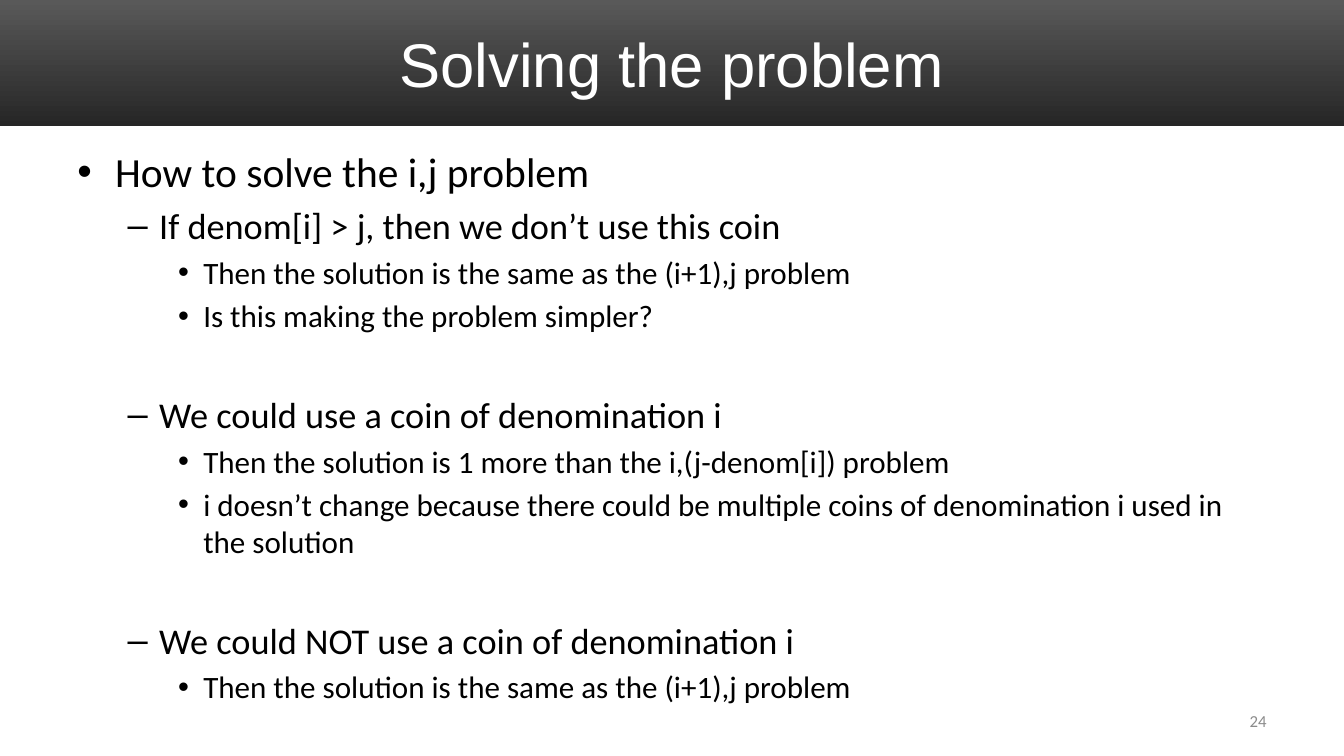
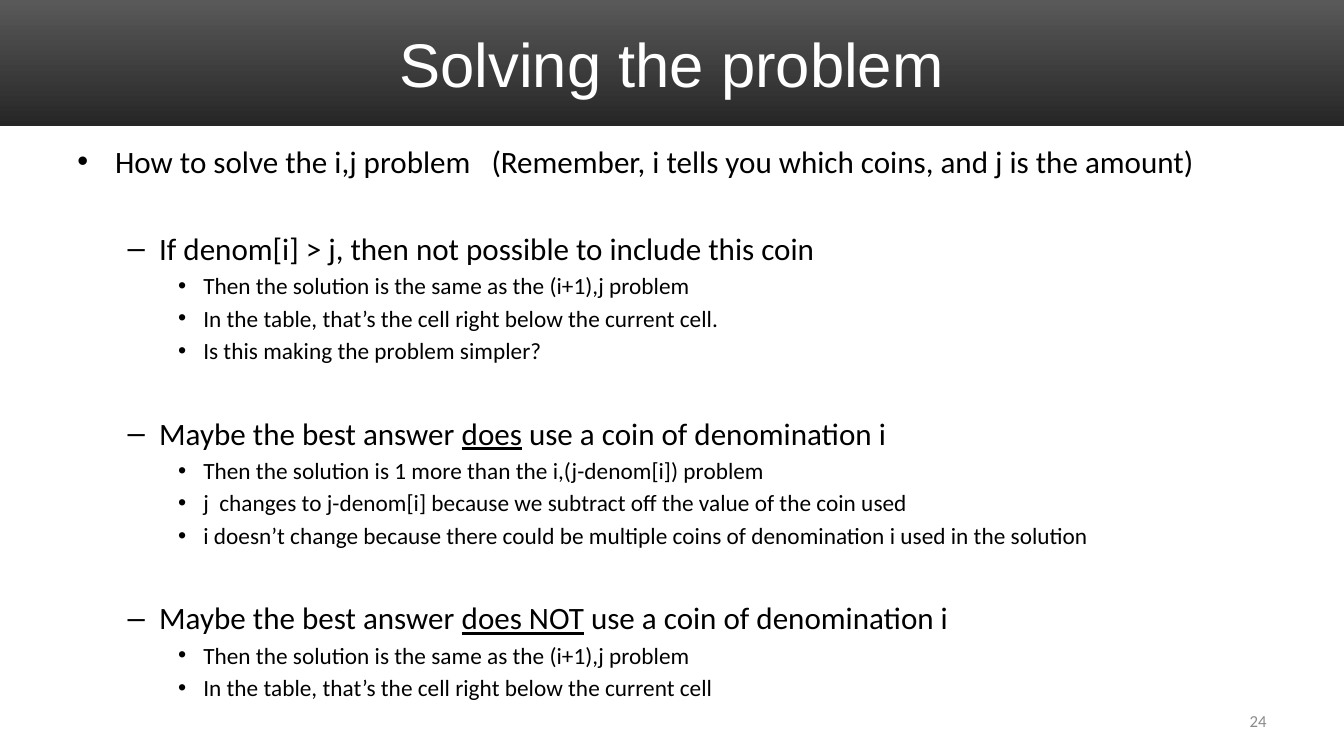
Before and after one commit to uva-cs/cs4102-f21, a slide deck: slide 24 of slides/DP_Greedy_coinChange.pptx. Drawn at 1344x756 pixels with LibreOffice and Linux fonts; fonts in the diff are those of the drawing. Boxes give left, top, right and bottom in pixels: in the first picture for what was removed or moved away, otherwise in the second. Text is boxed around its words. In the diff, an @@ line names an element or a change of style, - is before the commit and + after.

Commit message:
Made small improvements to coin changing slides

```diff
--- a/slides/DP_Greedy_coinChange.pptx
+++ b/slides/DP_Greedy_coinChange.pptx
@@ text "How to solve the i,j ...": place and size @@
-text "How to solve the i,j ..." at [115, 158, 1222, 704]
+text "How to solve the i,j ..." at [115, 150, 1193, 700]
@@ text at [115, 150, 1193, 266]: text changed; size 25.9 to 22.2 pt @@
-• How to solve the i,j problem
-  – If denom[i] > j, then we don’t use this coin
+• How to solve the i,j problem (Remember, i tells you which coins, and j is the amount)
+  – If denom[i] > j, then not possible to include this coin
@@ text at [203, 277, 1088, 668]: size 22.2 to 16.6 pt in "Then the solution is the same as ...", "Is this making the problem simpler?", "Then the solution is 1 more than ...", "i doesn’t change because there could be ..." and 1 more places; less space between paragraphs @@
@@ text at [203, 310, 718, 331]: paragraph added @@
+    • In the table, that’s the cell right below the current cell.
@@ text at [159, 423, 886, 450]: text changed; size 25.9 to 22.2 pt @@
-  – We could use a coin of denomination i
+  – Maybe the best answer does use a coin of denomination i
@@ text at [203, 494, 906, 515]: paragraph added @@
+    • j changes to j-denom[i] because we subtract off the value of the coin used
@@ text at [159, 607, 948, 635]: text changed; size 25.9 to 22.2 pt @@
-  – We could NOT use a coin of denomination i
+  – Maybe the best answer does NOT use a coin of denomination i
@@ text at [203, 679, 712, 700]: paragraph added @@
+    • In the table, that’s the cell right below the current cell
```
Also in this commit, not shown: 5 other slides changed.
